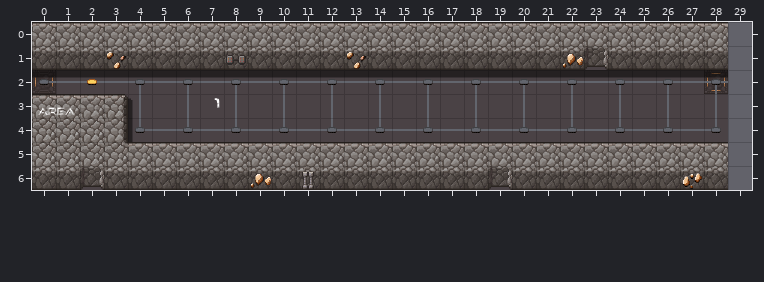
Tiled map -- cocos/Code/assets/resources/map/map_2-2-H-1.tmx. Above is the file before it was changed.
Cells are 32x32 px. Shown: x 0..29, y 0..6. The old version is drawn lined up with the new one.
The result:
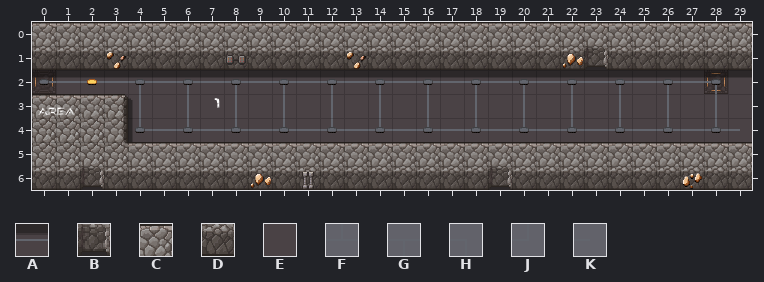
Key: from "scifi_dungeon_tileset2": A 21, B 35, C 52, D 100, E 150, F 158, G 158 turned 180, H 159 turned 180, J 159 turned 270, K 169 turned 180.
_ is an empty cell.
See-through tiles are keyed as they look on the map.
From old to new:
map size 29x7 -> 30x7 cells
layer "sh" opacity 50% -> 40%
Layer "floor":
Tile E is added in rows 2 to 4 at x 29.
Layer "sh":
Tile A is added in row 2 at x 29.
Tile B is added in row 1 at x 23; in row 6 at x 2 and 19.
Layer "wall":
Tile C is added in row 0 at x 29; in row 5 at x 29.
Tile D is added in row 1 at x 29; in row 6 at x 29.
Layer "line":
Tile F replaces tile J in row 4 at x 28.
Tile H replaces tile G in row 2 at x 28.
Tile K is added in row 4 at x 29.
